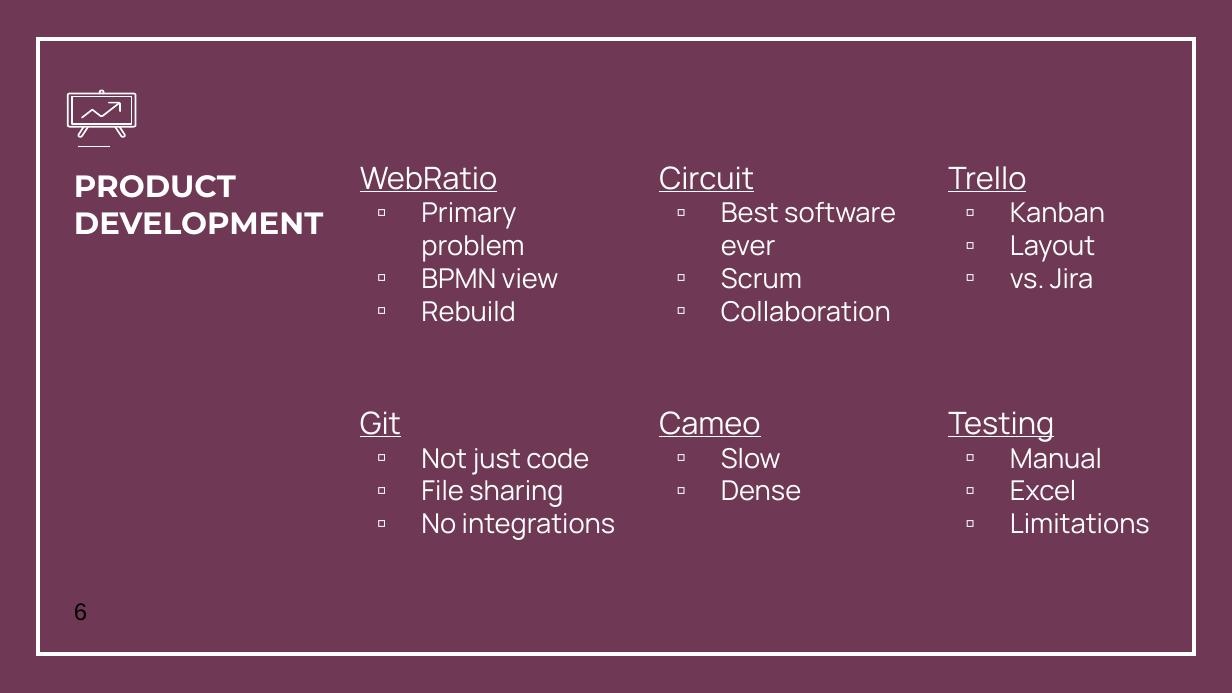
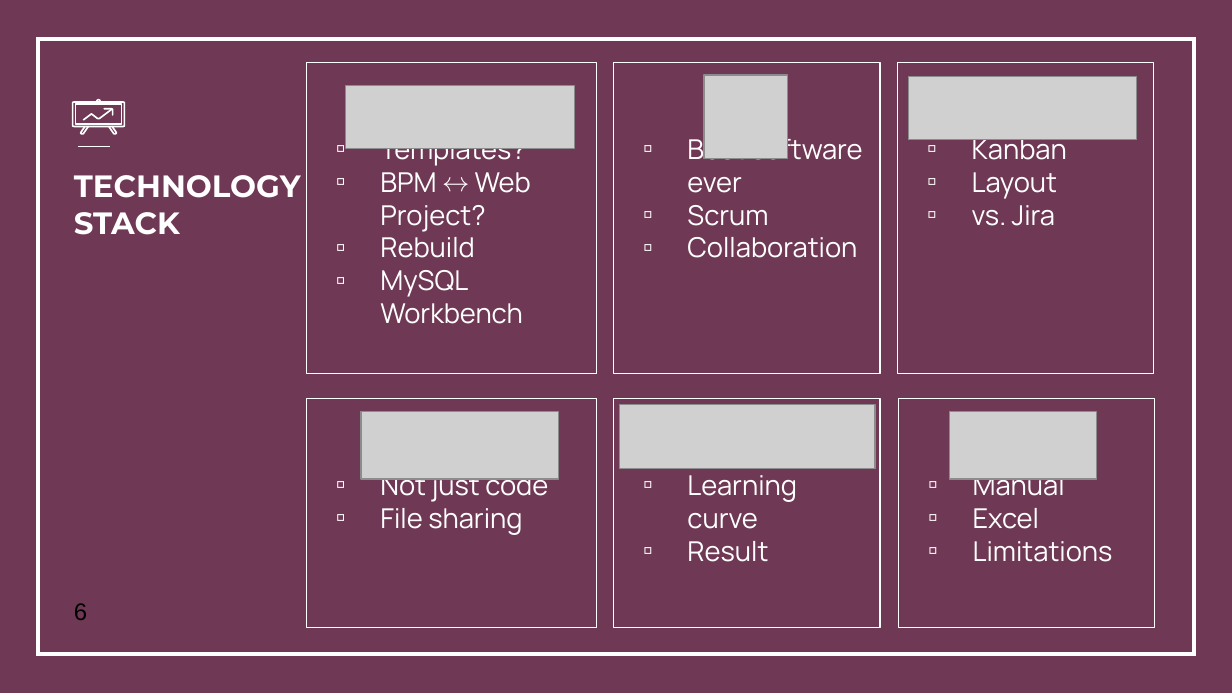
Before and after one commit to Ninjinkai/ScrumbagsProject, a slide deck: slide 6 of Presentation/Service Final Presentation.pptx. Drawn at 1232x693 pixels with LibreOffice and Linux fonts; fonts in the diff are those of the drawing; grey boxes stand for pictures; background and template pictures are left out. Boxes give left, top, right and bottom in pixels: in the first picture for what was removed or moved away, otherwise in the second. Text is boxed around its words. In the diff, an @@ line names an element or a change of style, - is before the commit and + after.

```diff
--- a/Presentation/Service Final Presentation.pptx
+++ b/Presentation/Service Final Presentation.pptx
@@ outline none to #FFFFFF 0.75 pt in 5 elements at box(898, 398, 1153, 627), box(614, 62, 880, 373), box(898, 62, 1153, 373), box(307, 398, 598, 627), box(307, 62, 598, 373) @@
@@ text "Templates?": place and size @@
-text "Templates?" at box(360, 166, 559, 322)
+text "Templates?" at box(307, 62, 598, 373)
@@ picture added at box(346, 85, 575, 148) @@
@@ text "Best software ever": place and size @@
-text "Best software ever" at box(659, 166, 896, 322)
+text "Best software ever" at box(614, 62, 880, 373)
@@ picture added at box(703, 75, 787, 159) @@
@@ text "Kanban": place and size @@
-text "Kanban" at box(948, 166, 1105, 289)
+text "Kanban" at box(898, 62, 1153, 373)
@@ picture added at box(909, 76, 1137, 139) @@
@@ freeform shape: place and size @@
-freeform shape at box(68, 94, 136, 127)
+freeform shape at box(73, 102, 124, 127)
@@ freeform shape: place and size @@
-freeform shape at box(71, 96, 132, 123)
+freeform shape at box(75, 105, 121, 124)
@@ freeform shape: place and size @@
-freeform shape at box(81, 103, 118, 118)
+freeform shape at box(84, 110, 112, 121)
@@ freeform shape: place and size @@
-freeform shape at box(100, 90, 103, 94)
+freeform shape at box(97, 100, 100, 102)
@@ freeform shape: place and size @@
-freeform shape at box(108, 102, 120, 111)
+freeform shape at box(105, 108, 113, 115)
@@ freeform shape at box(81, 127, 89, 134): outline redrawn @@
@@ freeform shape: place and size @@
-freeform shape at box(115, 127, 124, 137)
+freeform shape at box(108, 127, 116, 134)
@@ text at box(380, 148, 531, 232): text changed @@
-WebRatio
-▫ Primary problem
-▫ BPMN view
+▫ Templates?
+▫ BPM ↔ Web Project?
@@ title at box(74, 175, 301, 235): text changed @@
-PRODUCT DEVELOPMENT
+TECHNOLOGY STACK
@@ text at box(659, 166, 754, 192): paragraph removed @@
-Circuit
@@ text at box(948, 166, 1026, 192): paragraph removed @@
-Trello
@@ text at box(380, 270, 523, 324): paragraph added @@
+▫ MySQL Workbench
@@ text "Not just code": place and size @@
-text "Not just code" at box(360, 411, 616, 540)
+text "Not just code" at box(307, 398, 598, 627)
@@ text at box(360, 411, 401, 437): paragraph removed @@
-Git
@@ picture added at box(361, 411, 558, 479) @@
@@ text added at box(614, 398, 880, 627), outline #FFFFFF 0.75 pt, 16 pt, text #FFFFFF @@
+▫ Learning curve
+▫ Result
@@ picture added at box(620, 405, 875, 469) @@
@@ text removed at box(659, 411, 801, 501) @@
-Cameo
-▫ Slow
-▫ Dense
@@ text "Manual": place and size @@
-text "Manual" at box(948, 411, 1150, 534)
+text "Manual" at box(898, 398, 1153, 627)
@@ text at box(948, 411, 1054, 442): paragraph removed @@
-Testing
@@ picture added at box(949, 411, 1095, 479) @@
@@ text at box(421, 513, 616, 540): paragraph removed @@
-▫ No integrations
```
Also in this commit, not shown: 3 other slides changed, 1 other file.
